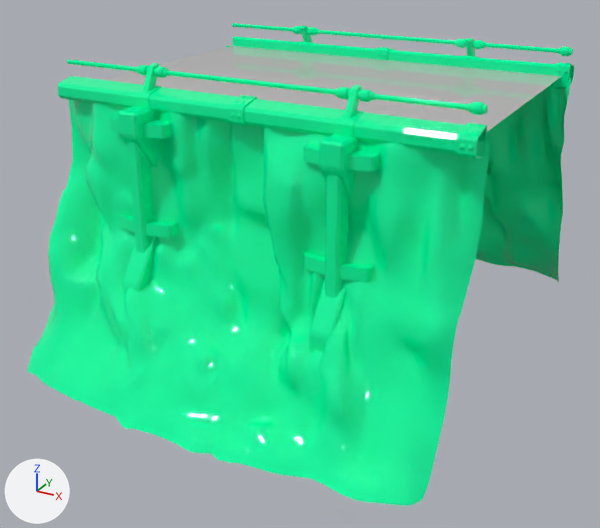
One commit to the FBX model Assets/Game/Art/Environment/Tracks/World_2/Geometry/Track_03_bot.fbx: the scene before it, then after it.
Rendered twice from a camera (50 mm lens) standing at (28.4, -55.5, 8.9) and looking at (-0.6, -2.8, -17.4). Lighting does not change. The marker at lower left points along +X, +Y and +Z. The older version comes first. Objects named as collision shapes, trigger or cutter boxes, shadow casters or lower levels of detail are left out. Where no turn or scale is listed for an object, it has been applied to the vertices.

The first picture shows 'Road_004', 'Side_Rock_004'.
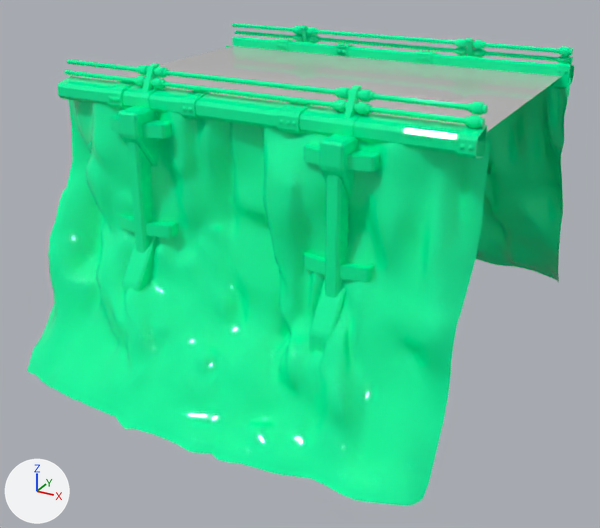
The change, as a list of edits to the scene's bpy script:
```text
Add mat_m_side_001:
    mat_m_side_001 = principled_material('M_side.001')
    mat_m_side_001.base_color = (0.0, 1.0, 0.37)  # green #00ffa4
    mat_m_side_001.roughness = 0.0
Change me_mesh_002:
    used by ob_side_rock_004; location = (0.0, 0.0, 0.0)
    remove me_mesh_002.from_pydata(...)  # 7210 vertices, 12969 faces; spans x -15.8..15.8, y -20.2..20.2, z -23.7..-1.2
    add me_mesh_002.from_pydata(...)  # 9354 vertices, 16489 faces; spans x -15.8..15.8, y -20.2..20.2, z -23.7..-1.2
    me_mesh_002 part 1: the loose piece of 32 vertices spanning x -0.5..0.5, y -12.2..-10.4, z -4.5..-2.6 is copied, and the copy is moved by (3.5, 0.0, 0.0); it spans x 3.0..4.1, y -12.2..-10.4, z -4.5..-2.6
    me_mesh_002 part 2: the loose piece of 32 vertices spanning x -0.5..0.5, y 10.4..12.2, z -4.5..-2.6 is copied, and the copy is moved by (3.5, 0.0, 0.0); it spans x 3.0..4.1, y 10.4..12.2, z -4.5..-2.6
    me_mesh_002 part 3: the loose piece of 32 vertices spanning x -0.5..0.5, y -12.2..-10.4, z -4.5..-2.6 is copied, and the copy is moved by (-9.9, 0.0, 0.0); it spans x -10.4..-9.3, y -12.2..-10.4, z -4.5..-2.6
    me_mesh_002 part 4: the loose piece of 32 vertices spanning x -0.5..0.5, y 10.4..12.2, z -4.5..-2.6 is copied, and the copy is moved by (-9.9, 0.0, 0.0); it spans x -10.4..-9.3, y 10.4..12.2, z -4.5..-2.6
    me_mesh_002 part 5: 232 vertices moved from x -0.5..0.5, y 10.3..12.3, z -4.5..-2.5 to x -4.2..-3.2, y 10.3..12.3, z -4.5..-2.5; 758 vertices added at x -15.0..15.5, y 10.3..12.3, z -3.7..-2.0
    me_mesh_002 part 6: 232 vertices moved from x -0.5..0.5, y -12.3..-10.3, z -4.5..-2.5 to x -4.2..-3.2, y -12.3..-10.3, z -4.5..-2.5; 608 vertices added at x -15.0..15.5, y -11.4..-10.7, z -2.7..-2.0
    other edits to the shape of me_mesh_002 do not show in these pictures
Add me_mesh_003:
    me_mesh_003.from_pydata(...)  # 2608 vertices, 4180 faces; spans x -15.0..15.5, y -12.3..12.3, z -1.0..1.5
    me_mesh_003.materials.append(mat_m_side_001)  # green #00ffa4
Add ob_object003:
    ob_object003 = bpy.data.objects.new('Object003', me_mesh_003)
    ob_object003.location = (0.0, 0.0, -3.5)
```

Where the change shows, as pixel boxes [x1, y1, x2, y2] in the pictures (600 x 528 px):
'Object003', added: after [64, 30, 573, 134]
part 1 of me_mesh_002, added: after [277, 102, 303, 133]
part 2 of me_mesh_002, added: after [415, 51, 428, 64]
part 3 of me_mesh_002, added: after [107, 81, 129, 108]
part 4 of me_mesh_002, added: after [275, 39, 286, 51]
part 5 of me_mesh_002, reshaped: before [375, 47, 393, 60]; after [241, 34, 571, 64]
part 6 of me_mesh_002, built on: before [228, 95, 258, 126]; after [65, 73, 483, 129]
